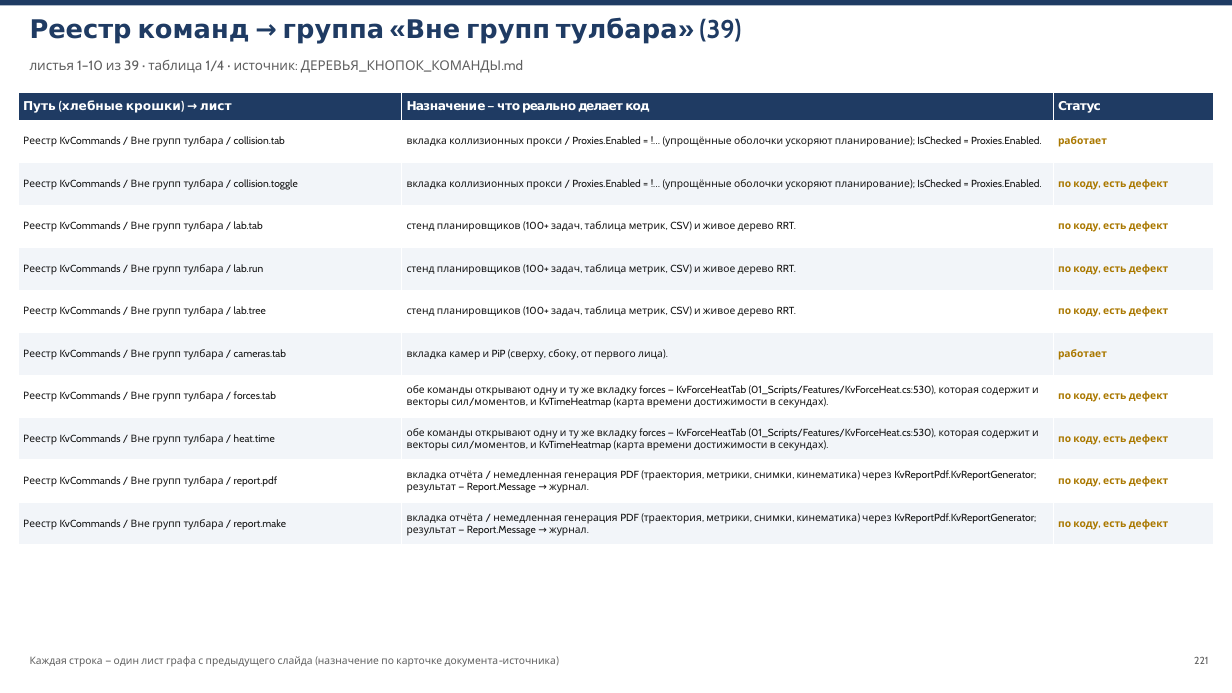
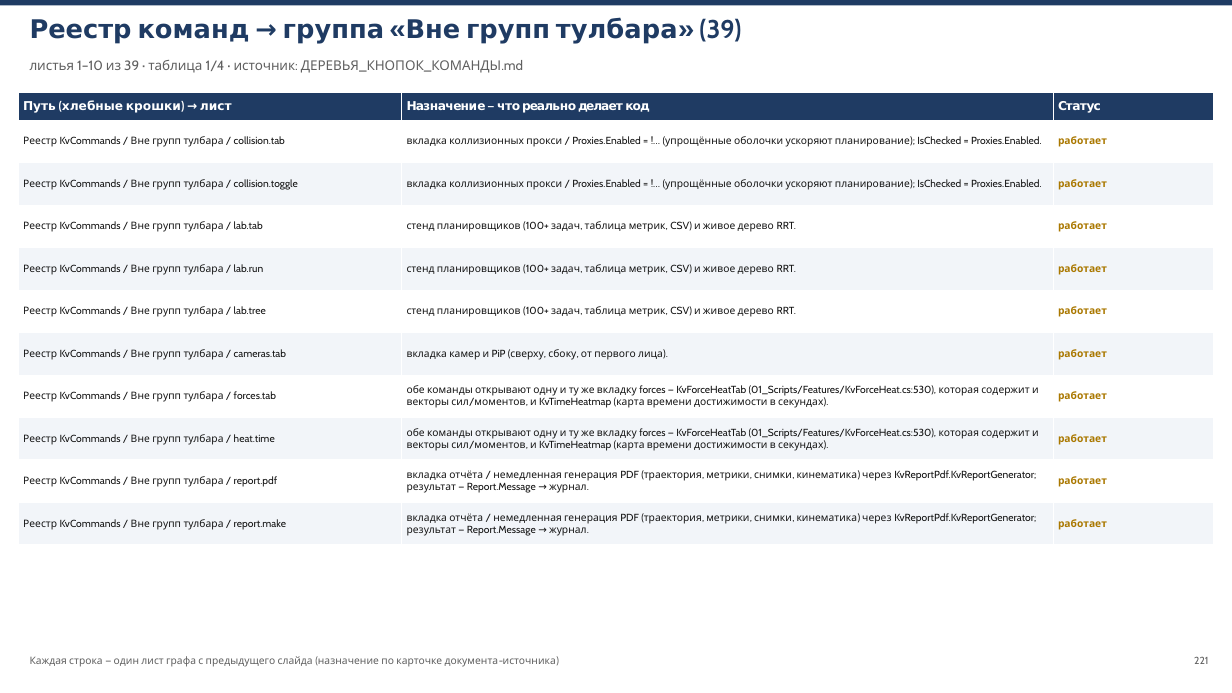
Before and after one commit to V1iktorK/KazistovVv, a slide deck: slide 221 of Docs/КОНСПЕКТ_КНОПОК.pptx. Drawn at 1232x693 pixels with LibreOffice and Linux fonts; fonts in the diff are those of the drawing. Boxes give left, top, right and bottom in pixels: in the first picture for what was removed or moved away, otherwise in the second. Text is boxed around its words. In the diff, an @@ line names an element or a change of style, - is before the commit and + after.

```diff
--- a/Docs/КОНСПЕКТ_КНОПОК.pptx
+++ b/Docs/КОНСПЕКТ_КНОПОК.pptx
@@ table at box(18, 92, 1214, 545) @@
-row 3, column 3: по коду, есть дефект
+row 3, column 3: работает
-row 4, column 3: по коду, есть дефект
+row 4, column 3: работает
-row 5, column 3: по коду, есть дефект
+row 5, column 3: работает
-row 6, column 3: по коду, есть дефект
+row 6, column 3: работает
-row 8, column 3: по коду, есть дефект
+row 8, column 3: работает
-row 9, column 3: по коду, есть дефект
+row 9, column 3: работает
-row 10, column 3: по коду, есть дефект
+row 10, column 3: работает
-row 11, column 3: по коду, есть дефект
+row 11, column 3: работает
```
Also in this commit, not shown: 17 other slides changed, 2 other files.
